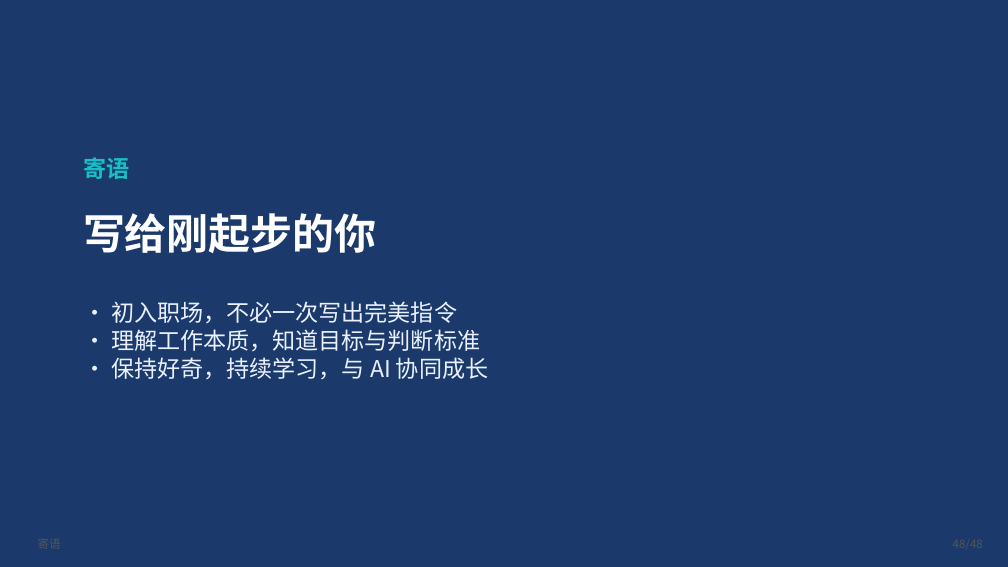
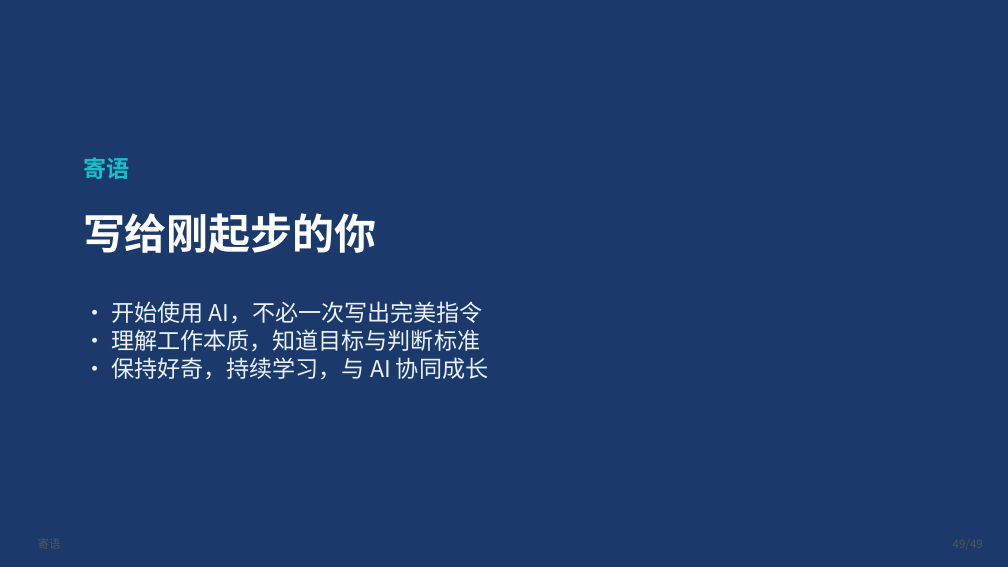
Before and after one commit to onehount/workbuddy-beginner-training, a slide deck: slide 49 of 02-slides/workbuddy-beginner-training.pptx (slide 48 before the commit). Drawn at 1008x567 pixels with LibreOffice and Linux fonts; fonts in the diff are those of the drawing. Boxes give left, top, right and bottom in pixels: in the first picture for what was removed or moved away, otherwise in the second. Text is boxed around its words. In the diff, an @@ line names an element or a change of style, - is before the commit and + after.

Commit message:
v1.3: 整合用户手动调整版本（49页，含实际界面截图与可视化结果）
- 将用户本地手动修改并入生成脚本，作为唯一可信源重新生成，PPT/PDF 一致可复现
- 新增「实际界面」页：嵌入 WorkBuddy 真实界面截图（08-design-assets/screenshots/real-ui.png）
- 「抽象界面」页（三区结构图）与之并列；工作模式前置到确认积分之前
- 第五章「Demo 可视化结果」两页保留（渠道曝光+活动完成、整体转化率含纠错）
- 删除仓库中冗余的 人工修改 副本（保留本地文件，已加入 .gitignore）
- 更新 README 页数与议程表、CHANGELOG

```diff
--- a/02-slides/workbuddy-beginner-training.pptx
+++ b/02-slides/workbuddy-beginner-training.pptx
@@ text at (111, 301, 488, 379): text changed @@
-· 初入职场，不必一次写出完美指令
-· 理解工作本质，知道目标与判断标准
-· 保持好奇，持续学习，与 AI 协同成长
+· 开始使用 AI，不必一次写出完美指令
+· 理解工作本质，知道目标与判断标准
+· 保持好奇，持续学习，与 AI 协同成长
```
Also in this commit, not shown: 47 other slides changed, 1 slide added, 9 other files.
